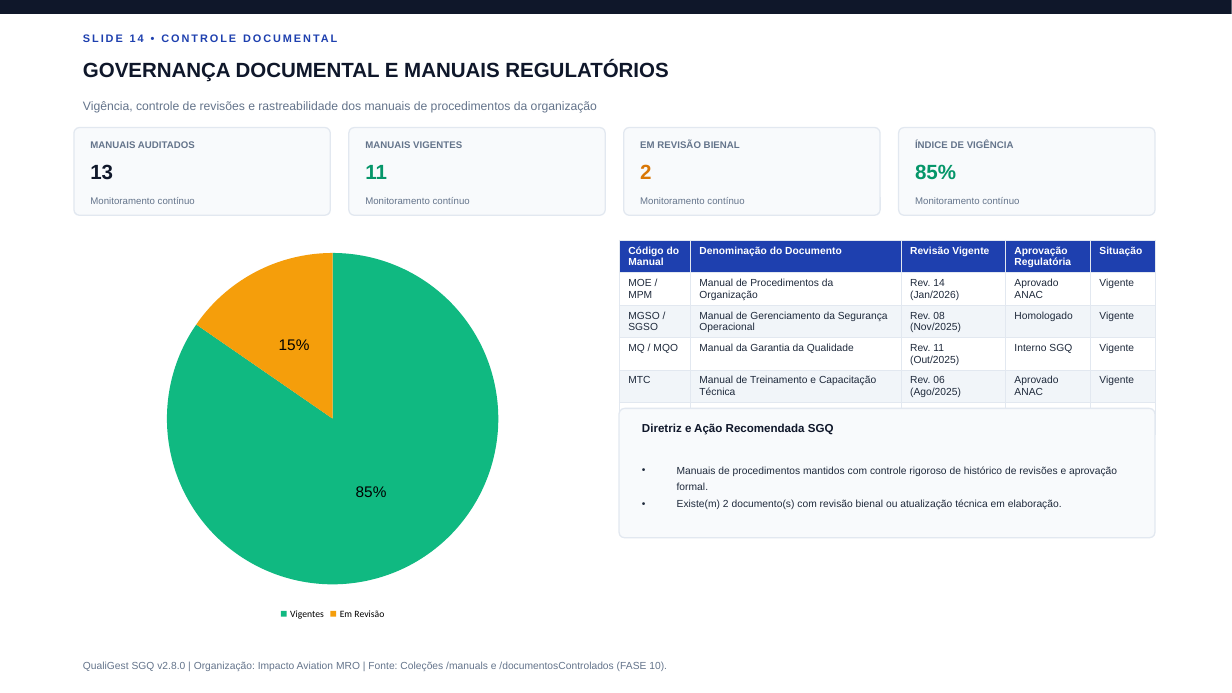
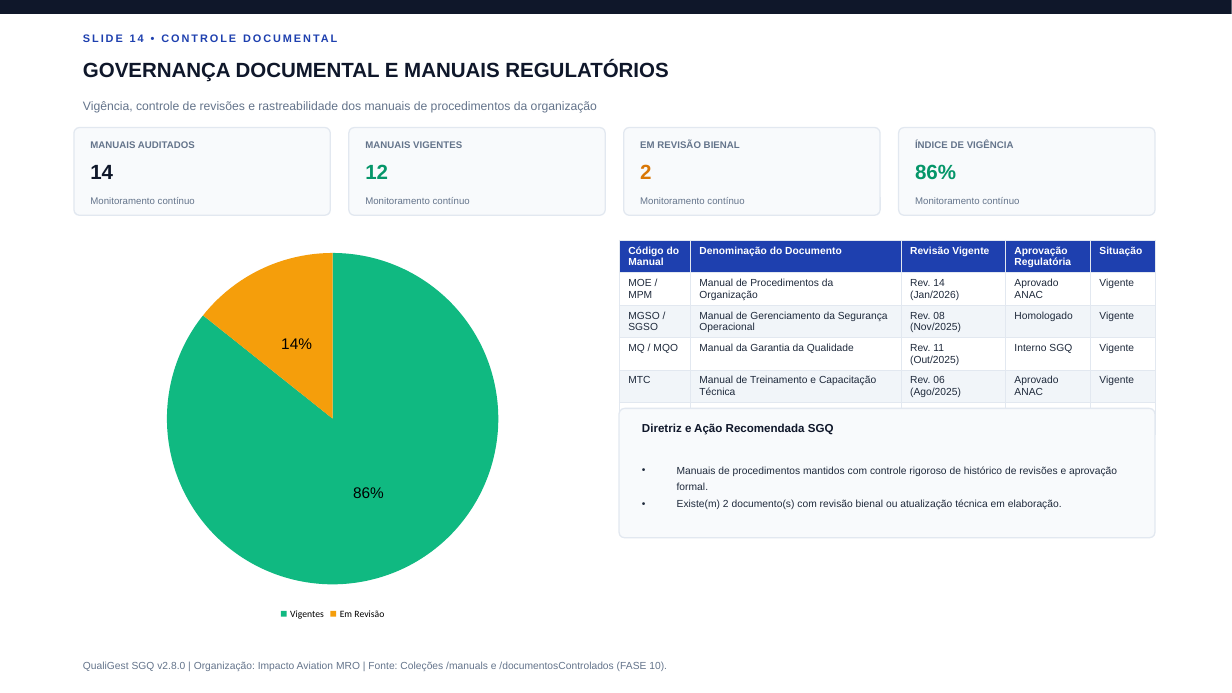
Before and after one commit to fabioteraoka/QualyQuest, a slide deck: slide 14 of pptx_1_normal.pptx. Drawn at 1232x693 pixels with LibreOffice and Linux fonts; fonts in the diff are those of the drawing. Boxes give left, top, right and bottom in pixels: in the first picture for what was removed or moved away, otherwise in the second. Text is boxed around its words. In the diff, an @@ line names an element or a change of style, - is before the commit and + after.

```diff
--- a/pptx_1_normal.pptx
+++ b/pptx_1_normal.pptx
@@ text at [90, 165, 113, 179]: text changed @@
-13
+14
@@ text at [365, 164, 388, 179]: text changed @@
-11
+12
@@ text at [915, 164, 956, 180]: text changed @@
-85%
+86%
@@ pie chart at [74, 240, 592, 624] @@
@@ Series 1, Vigentes: 85 to 86 @@
@@ Series 1, Em Revisão: 15 to 14 @@
```
Also in this commit, not shown: 1 other slide changed, 14 other files.
